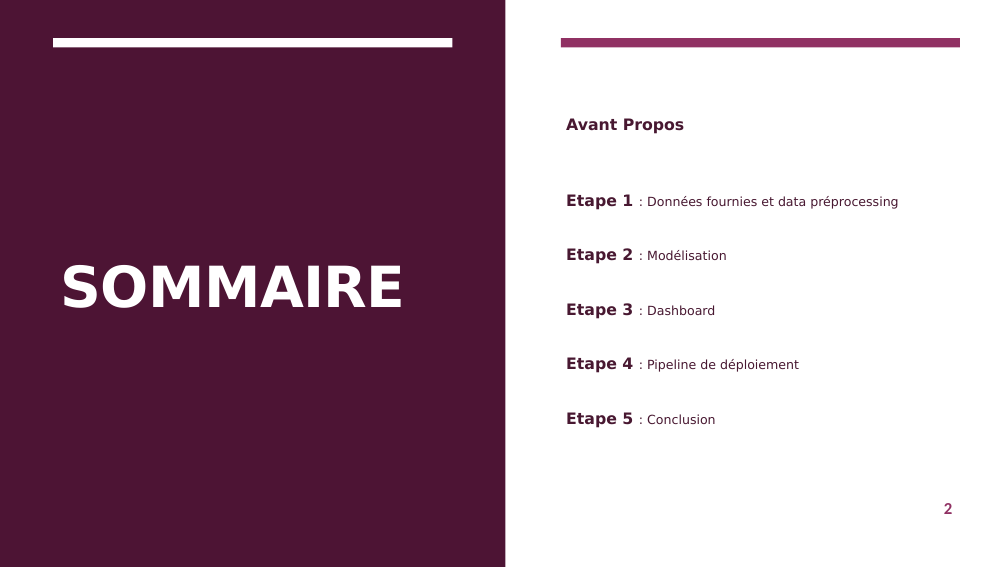
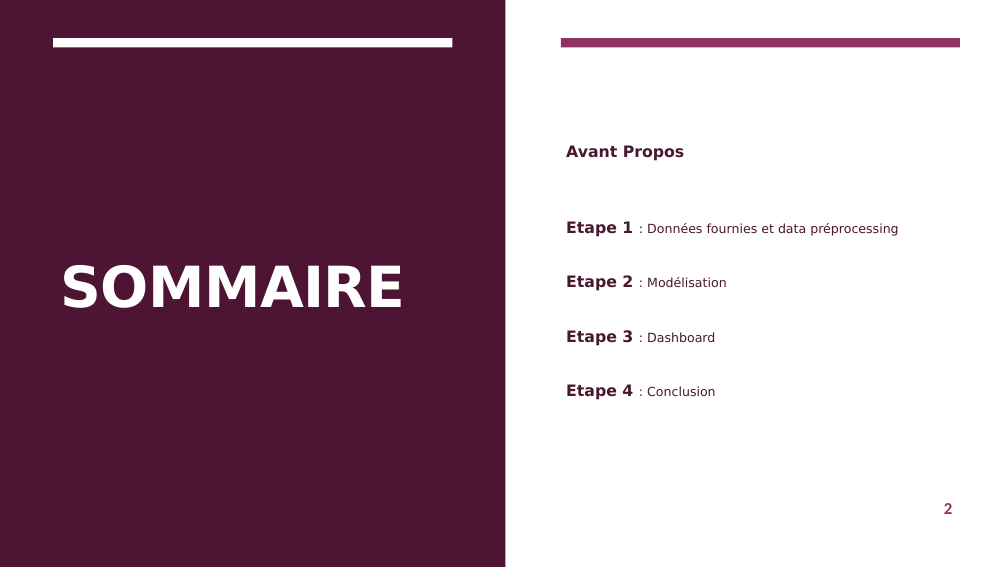
Before and after one commit to helene1219/PROJET_7_BIS_MODELISATION, a slide deck: slide 2 of Projet7_Support_Présentation.pptx. Drawn at 1008x567 pixels with LibreOffice and Linux fonts; fonts in the diff are those of the drawing. Boxes give left, top, right and bottom in pixels: in the first picture for what was removed or moved away, otherwise in the second. Text is boxed around its words. In the diff, an @@ line names an element or a change of style, - is before the commit and + after.

```diff
--- a/Projet7_Support_Présentation.pptx
+++ b/Projet7_Support_Présentation.pptx
@@ text at [566, 384, 716, 400]: text changed @@
-Etape 4 : Pipeline de déploiement
-Etape 5 : Conclusion
+Etape 4 : Conclusion
```
Also in this commit, not shown: 4 other slides changed, 2 slides added, 3 slides removed, 1 other file.
